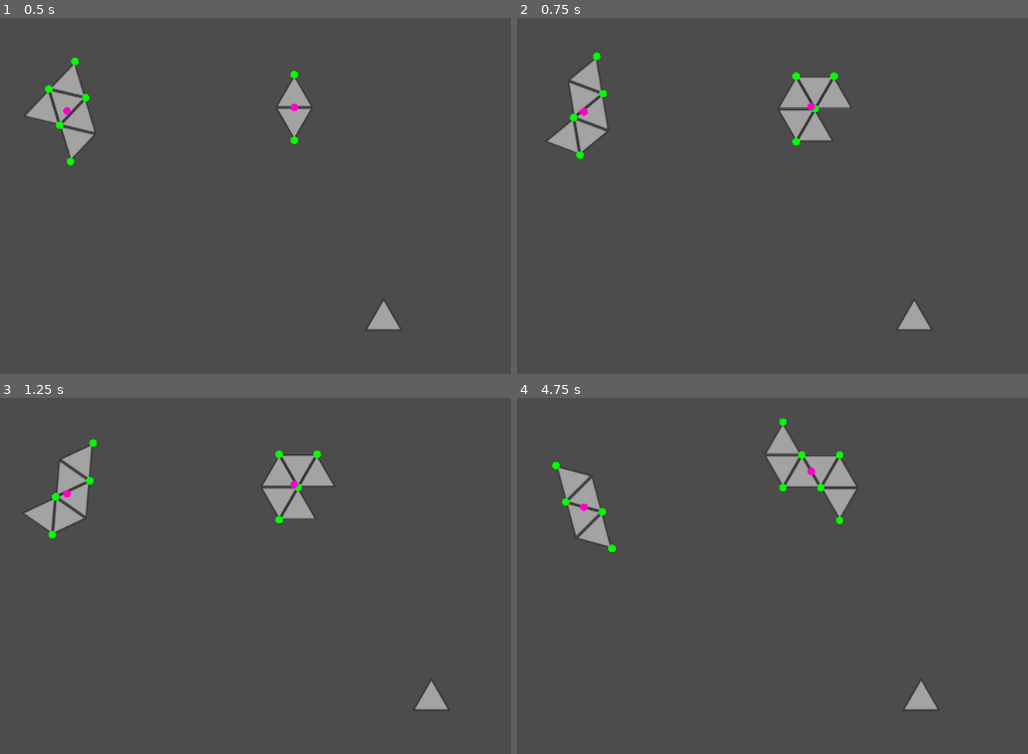
Above: before the commit, frames 1-4 (two rows, left to right).
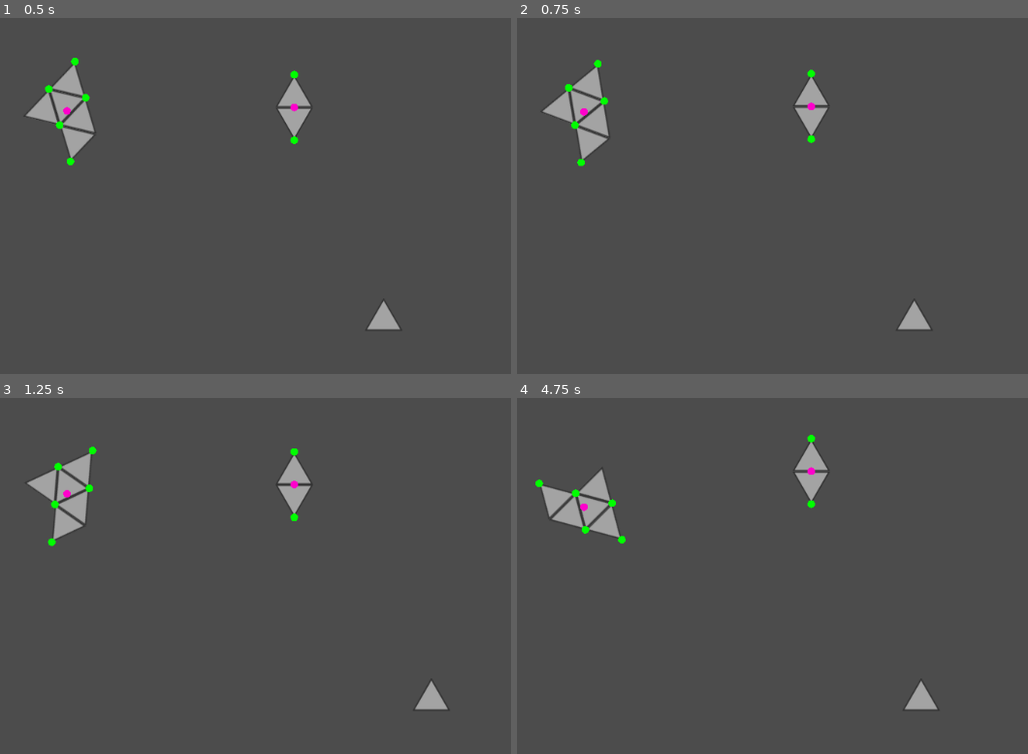
Above: after the commit, the same moments.

Repository: tristaaan/AsteroidGame
Game: Godot game, scene res://Gameplay.tscn
Same seed, same stepped clock (60 frames per second), same inputs: the game is played once before the commit and once after it.
Inputs (mouse positions are in pixels of both pictures, inside the frame that each line leads up to):
- Up to frame 1 (0.5 s): no input
- Up to frame 2 (0.75 s): tap Enter (ui_accept) at 0.5 s; move the mouse to (outside the picture) at 0.52 s; hold Right (ui_right) from 0.53 s (still down); hold Enter (ui_accept) from 0.53 s (still down); click (outside the picture) at 0.67 s
- Up to frame 3 (1.25 s): keep holding Right (ui_right); keep holding Enter (ui_accept)
- Up to frame 4 (4.75 s): move the mouse to (741, 551) at 1.27 s; release Right (ui_right) at 1.28 s; release Enter (ui_accept) at 1.28 s; hold Down (ui_down) 1.28-2.03 s; tap Enter (ui_accept) at 1.35, 1.52, 1.82, 2.85, 3.02, 3.32, 4.35, 4.52 s; click (741, 551) at 1.42 s; move the mouse to (971, 426) at 2.02 s; hold Right (ui_right) 2.03-2.78 s; hold Enter (ui_accept) 2.03-2.78 s; click (971, 426) at 2.17 s; move the mouse to (859, 618) at 2.77 s; hold Up (ui_up) 2.78-3.53 s; click (859, 618) at 2.92 s; move the mouse to (outside the picture) at 3.52 s; hold Enter (ui_accept) 3.53-4.28 s; hold Left (ui_left) from 3.53 s (still down); click (outside the picture) at 3.67 s; move the mouse to (665, 458) at 4.27 s; click (665, 458) at 4.42 s

Frame 1 is identical in both runs. In frame 2, 2.5% of the frame differs, in the area x 4-66%, y 9-42%; in frame 3, 2.6%; in frame 4, 3.3%, in the area x 3-67%, y 5-44%.

Commit message:
Triangle.gd script which emits signal to parent

Diff:
--- a/Asteroid.gd
+++ b/Asteroid.gd
@@ -36,10 +36,11 @@
 	draw_asteroid()
 
 func _unhandled_input(event):
-	if event.is_action_pressed("ui_accept"):
-		init_grid()
-		update()
-		draw_asteroid()
+	pass
+#	if event.is_action_pressed("ui_accept"):
+#		init_grid()
+#		update()
+#		draw_asteroid()
 
 func init_grid():
 	grid = []
@@ -134,6 +135,8 @@
 		pY += 25 * sqrt(3)
 	else:
 		tri = $Triangle.duplicate()
+	tri.array_coordinate = Vector2(x,y)
+	tri.connect("hit", self, "hit_registered")
 	tri.position = Vector2(pX, pY)
 	tris.append(tri)
 
@@ -143,3 +146,6 @@
 	else:
 		ret = Vector2(pX, pY + (25 * sqrt(3)) / 2 + 5)
 	return ret
+
+func hit_registered(array_coordinate):
+	print(array_coordinate)
--- a/Asteroid.tscn
+++ b/Asteroid.tscn
@@ -1,7 +1,8 @@
-[gd_scene load_steps=3 format=2]
+[gd_scene load_steps=4 format=2]
 
 [ext_resource path="res://Asteroid.gd" type="Script" id=1]
 [ext_resource path="res://triangle.svg" type="Texture" id=2]
+[ext_resource path="res://Triangle.gd" type="Script" id=3]
 
 [node name="Asteroid" type="RigidBody2D"]
 script = ExtResource( 1 )
@@ -9,6 +10,7 @@
 [node name="Triangle" type="CollisionPolygon2D" parent="."]
 polygon = PoolVector2Array( 0, 0, -24, 43, 24, 43 )
 disabled = true
+script = ExtResource( 3 )
 
 [node name="TriangleSprite" type="Sprite" parent="Triangle"]
 z_index = -1
@@ -20,6 +22,7 @@
 position = Vector2( 0, 43 )
 polygon = PoolVector2Array( 0, 0, -24, -43, 25, -43 )
 disabled = true
+script = ExtResource( 3 )
 
 [node name="TriangleSprite" type="Sprite" parent="TriangleFlip"]
 scale = Vector2( 1, -1 )
--- /dev/null
+++ b/Triangle.gd
@@ -0,0 +1,14 @@
+extends CollisionPolygon2D
+
+signal hit(at_array_coordinate)
+
+var array_coordinate
+
+func _input(event):
+	if event is InputEventMouseButton and event.button_index == BUTTON_LEFT and event.pressed:
+		var inside = Geometry.is_point_in_polygon(
+			to_local(event.position),
+			self.polygon
+		)
+		if inside:
+			emit_signal("hit", array_coordinate)
